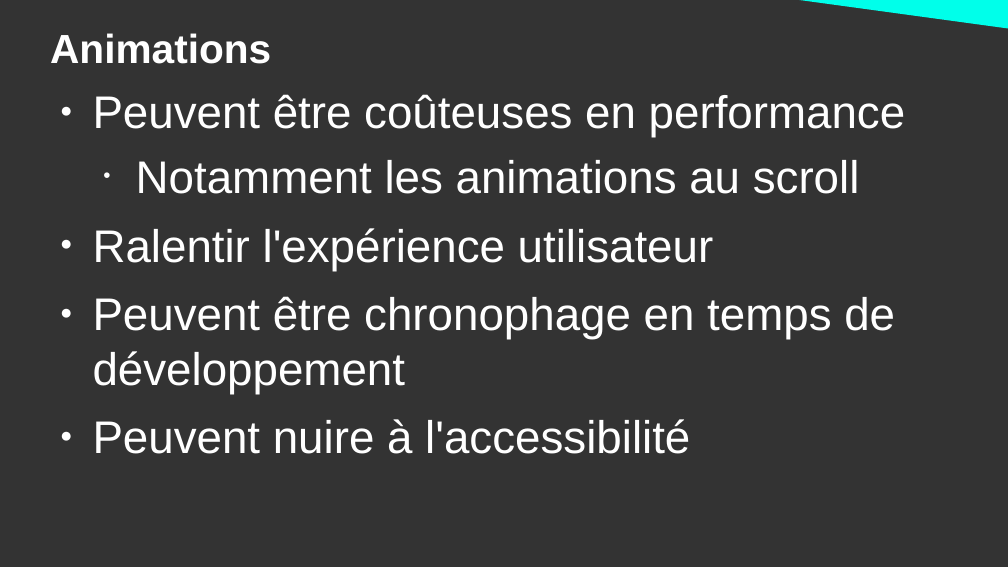
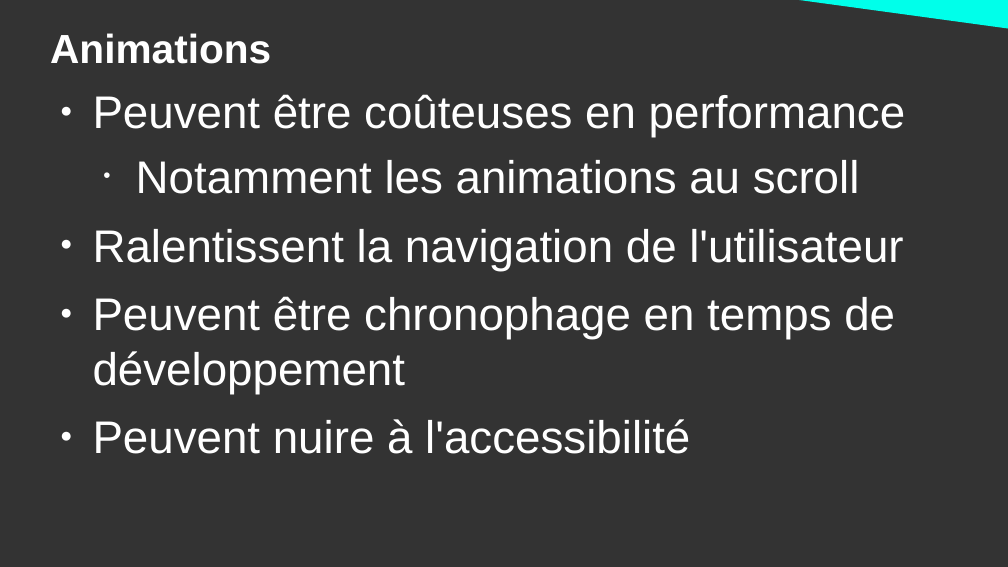
Before and after one commit to DanYellow/cours, a slide deck: slide 30 of ergonomie-et-accessibilite-s2/numero-1/presentation.odp. Drawn at 1008x567 pixels with LibreOffice and Linux fonts; fonts in the diff are those of the drawing. Boxes give left, top, right and bottom in pixels: in the first picture for what was removed or moved away, otherwise in the second. Text is boxed around its words. In the diff, an @@ line names an element or a change of style, - is before the commit and + after.

```diff
--- a/ergonomie-et-accessibilite-s2/numero-1/presentation.odp
+++ b/ergonomie-et-accessibilite-s2/numero-1/presentation.odp
@@ text at bbox=[93, 229, 903, 271]: text changed @@
-● Ralentir l'expérience utilisateur
+● Ralentissent la navigation de l'utilisateur
```
Also in this commit, not shown: 3 other slides changed, 2 slides added, 1 slide removed, 10 other files.
